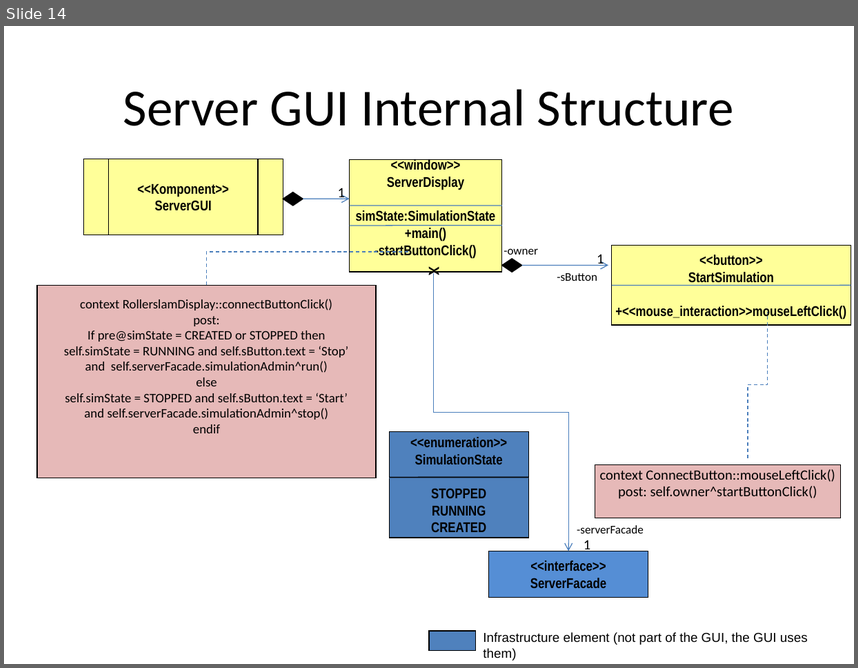
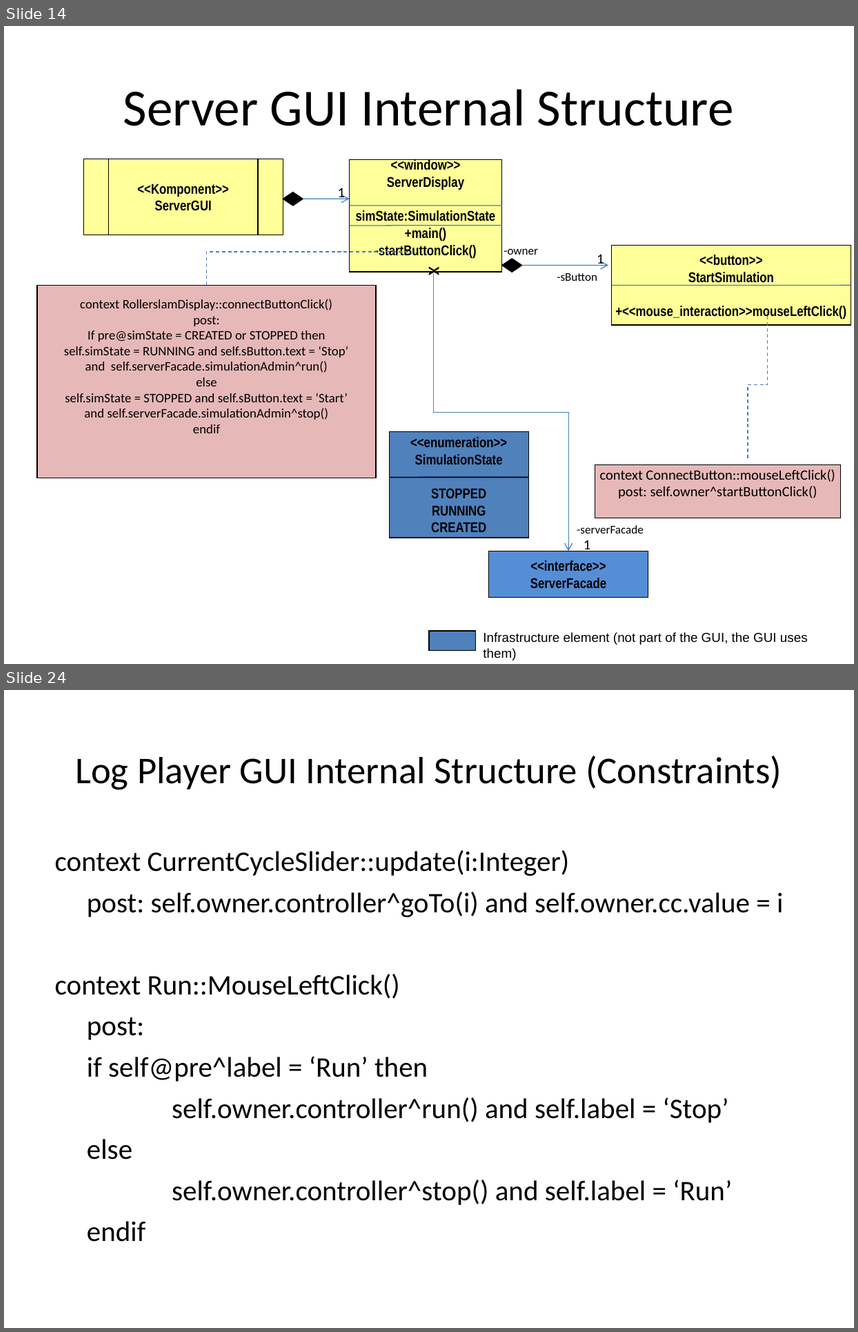
Before and after one commit to krishprince/rollerslam, a slide deck: docs/GUI/GUIModels.ppt. Shown one above the other, each under a label of ours: slide 14 before the commit, slides 14 and 24 after it; the slides between them are not shown. The pictures are 858x668 and 858x1332 pixels, drawn with LibreOffice and Linux fonts; fonts in the diff are those of the drawing. Boxes give left, top, right and bottom in pixels: in the first picture for what was removed or moved away, otherwise in the second. Text is boxed around its words. In the diff, an @@ line names an element or a change of style, - is before the commit and + after.

Commit message:
Log player GUI models.

```diff
--- a/docs/GUI/GUIModels.ppt
+++ b/docs/GUI/GUIModels.ppt
@@ slide 24 added at <box>4,690,854,1328</box>, background #FFFFFF @@
@@ title added at <box>75,756,782,790</box>, 32 pt, text #000000 @@
+Log Player GUI Internal Structure (Constraints)
@@ text added at <box>55,850,783,1241</box>, 24 pt, text #000000 @@
+context CurrentCycleSlider::update(i:Integer)
+post: self.owner.controller^goTo(i) and self.owner.cc.value = i
+context Run::MouseLeftClick()
+post:
+if self@pre^label = ‘Run’ then
+self.owner.controller^run() and self.label = ‘Stop’
+else
+self.owner.controller^stop() and self.label = ‘Run’
+endif
```
Also in this commit, not shown: 2 slides changed, 10 other slides added.
